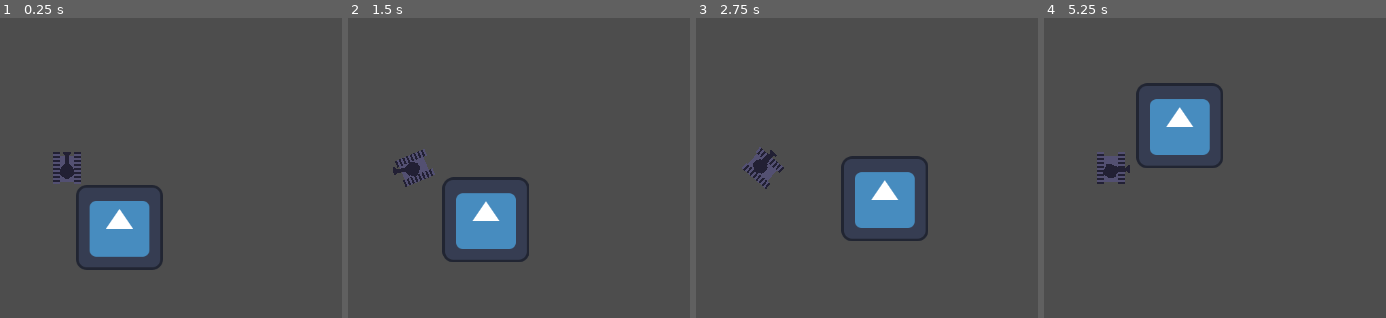
Above: before the commit, frames 1-4 (left to right).
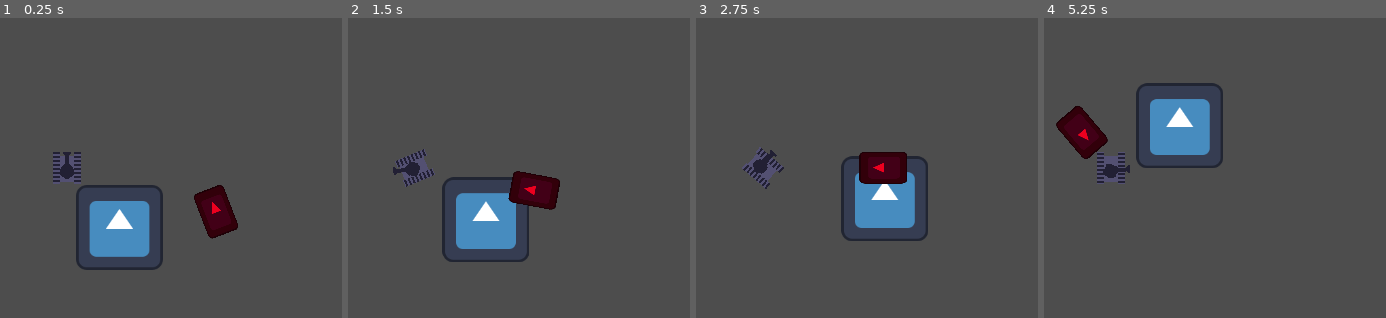
Above: after the commit, the same moments.

Repository: Pichi00/miasi
Game: Godot game, scene res://world.tscn
Two runs of this game, one before a commit and one after it. Both use one fixed random seed, a clock stepped at 60 frames per second and the inputs below. The engine's default icon, where the game draws it, is replaced by a stand-in: a white triangle on a blue panel in a dark square.
Inputs (mouse positions are in pixels of both pictures, inside the frame that each line leads up to):
- Up to frame 1 (0.25 s): no input
- Up to frame 2 (1.5 s): move the mouse to (546, 153) at 0.52 s; hold Right (ui_right) 0.53-1.28 s; move the mouse to (outside the picture) at 1.27 s; hold Down (ui_down) from 1.28 s (still down)
- Up to frame 3 (2.75 s): move the mouse to (822, 102) at 2.02 s; release Down (ui_down) at 2.03 s; hold Right (ui_right) from 2.03 s (still down)
- Up to frame 4 (5.25 s): move the mouse to (1081, 228) at 2.77 s; release Right (ui_right) at 2.78 s; hold Up (ui_up) 2.78-3.53 s; move the mouse to (1290, 213) at 3.52 s; hold Left (ui_left) 3.53-5.03 s; move the mouse to (outside the picture) at 4.27 s; move the mouse to (1139, 168) at 5.02 s; hold Down (ui_down) from 5.03 s (still down)

The runs differ from the first frame. In frame 1, 1.5% of the frame differs, in the area x 56-70%, y 55-74%; in frame 2, 1.7%, in the area x 13-62%, y 43-64%; in frame 3, 1.5%; in frame 4, 1.7%.

Commit message:
Add movement

Diff:
--- /dev/null
+++ b/enemy_agent.gd
@@ -0,0 +1,41 @@
+extends CharacterBody2D
+
+const MAX_HP = 10
+
+var speed = 20
+var rotation_speed = 1.5
+var direction = Vector2.ZERO
+var player_detected = false
+var angle
+
+@export var hp = 10
+@export var damage = 1
+
+@onready var player = get_tree().get_nodes_in_group("Player")[0]
+
+func _physics_process(delta: float) -> void:
+	if player_detected:
+		velocity =  player.global_position - global_position
+		velocity = velocity.normalized()
+	else:
+		direction.y = -1
+		velocity = direction.rotated(deg_to_rad(rotation_degrees))
+		velocity = velocity.normalized()
+	angle = -rad_to_deg(velocity.angle_to(Vector2(0,-1)))
+	if abs(rotation_degrees - angle) >= 180:
+		rotation_degrees = angle
+	rotation_degrees = move_toward(rotation_degrees, angle, rotation_speed)
+	set_velocity(velocity * speed)
+	move_and_slide()
+	velocity = velocity
+
+
+	move_and_slide()
+
+
+func _on_detection_area_body_entered(body: Node2D) -> void:
+	player_detected = true
+
+
+func _on_detection_area_body_exited(body: Node2D) -> void:
+	player_detected = false
--- /dev/null
+++ b/enemy_agent.tscn
@@ -0,0 +1,30 @@
+[gd_scene load_steps=5 format=3 uid="uid://he3ebchhsb75"]
+
+[ext_resource type="Script" path="res://enemy_agent.gd" id="1_0d53o"]
+[ext_resource type="Texture2D" uid="uid://umpjx471p2yx" path="res://icon.svg" id="1_p8pxw"]
+
+[sub_resource type="CapsuleShape2D" id="CapsuleShape2D_xu4aw"]
+radius = 16.0
+height = 48.0
+
+[sub_resource type="CircleShape2D" id="CircleShape2D_g43i0"]
+radius = 128.25
+
+[node name="EnemyAgent" type="CharacterBody2D"]
+script = ExtResource("1_0d53o")
+
+[node name="Icon" type="Sprite2D" parent="."]
+modulate = Color(0.923778, 0, 0.123046, 1)
+scale = Vector2(0.25, 0.375)
+texture = ExtResource("1_p8pxw")
+
+[node name="CollisionShape2D" type="CollisionShape2D" parent="."]
+shape = SubResource("CapsuleShape2D_xu4aw")
+
+[node name="DetectionArea" type="Area2D" parent="."]
+
+[node name="CollisionShape2D" type="CollisionShape2D" parent="DetectionArea"]
+shape = SubResource("CircleShape2D_g43i0")
+
+[connection signal="body_entered" from="DetectionArea" to="." method="_on_detection_area_body_entered"]
+[connection signal="body_exited" from="DetectionArea" to="." method="_on_detection_area_body_exited"]
--- a/player.gd
+++ b/player.gd
@@ -9,14 +9,13 @@
 
 @onready var sprite = $Sprite
 
-
 func _physics_process(delta: float) -> void:
 	#sprite.play("run")
 	direction.y = (int(Input.is_action_pressed("ui_down")) - int(Input.is_action_pressed("ui_up")))
 	if (Input.is_action_pressed("ui_up")):
 		sprite.play("run")
 	elif (Input.is_action_pressed("ui_down")):
-		sprite.play("run")
+		sprite.play("run_back")
 	else :
 		sprite.stop()
 	velocity = direction.rotated(deg_to_rad(self.rotation_degrees))
--- a/player.tscn
+++ b/player.tscn
@@ -6,7 +6,7 @@
 
 [sub_resource type="CapsuleShape2D" id="CapsuleShape2D_g1hxv"]
 radius = 16.0
-height = 48.0
+height = 32.0
 
 [sub_resource type="AtlasTexture" id="AtlasTexture_v85er"]
 atlas = ExtResource("2_isjqu")
@@ -69,7 +69,7 @@
 }],
 "loop": true,
 "name": &"run",
-"speed": 12.0
+"speed": 16.0
 }, {
 "frames": [{
 "duration": 1.0,
@@ -86,10 +86,10 @@
 }],
 "loop": true,
 "name": &"run_back",
-"speed": 12.0
+"speed": 16.0
 }]
 
-[node name="Player" type="CharacterBody2D"]
+[node name="Player" type="CharacterBody2D" groups=["Player"]]
 script = ExtResource("1_dyd30")
 
 [node name="CollisionShape2D" type="CollisionShape2D" parent="."]
@@ -98,8 +98,7 @@
 [node name="Sprite" type="AnimatedSprite2D" parent="."]
 texture_filter = 1
 sprite_frames = SubResource("SpriteFrames_6ib3g")
-animation = &"run_back"
-frame_progress = 0.486995
+animation = &"run"
 
 [node name="Camera2D" type="Camera2D" parent="."]
 
--- a/project.godot
+++ b/project.godot
@@ -20,6 +20,10 @@
 window/size/viewport_width=600
 window/size/viewport_height=300
 window/stretch/mode="viewport"
+
+[global_group]
+
+Player=""
 
 [input]
 
--- a/world.tscn
+++ b/world.tscn
@@ -1,7 +1,8 @@
-[gd_scene load_steps=3 format=3 uid="uid://bjyktdgphqb0j"]
+[gd_scene load_steps=4 format=3 uid="uid://bjyktdgphqb0j"]
 
 [ext_resource type="Texture2D" uid="uid://umpjx471p2yx" path="res://icon.svg" id="1_oysks"]
 [ext_resource type="PackedScene" uid="uid://roryissa4ym4" path="res://player.tscn" id="2_pf02g"]
+[ext_resource type="PackedScene" uid="uid://he3ebchhsb75" path="res://enemy_agent.tscn" id="3_yo87v"]
 
 [node name="World" type="Node2D"]
 
@@ -24,3 +25,8 @@
 
 [node name="Player" parent="." instance=ExtResource("2_pf02g")]
 position = Vector2(0, 2)
+
+[node name="Enemies" type="Node2D" parent="."]
+
+[node name="EnemyAgent" parent="Enemies" instance=ExtResource("3_yo87v")]
+position = Vector2(158, 49)
